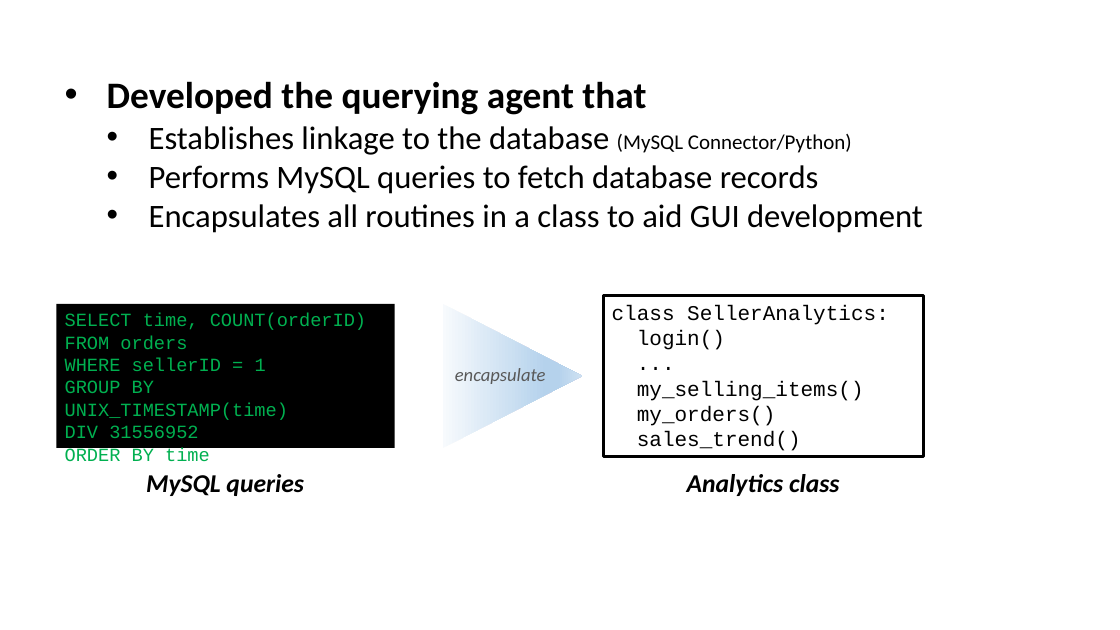
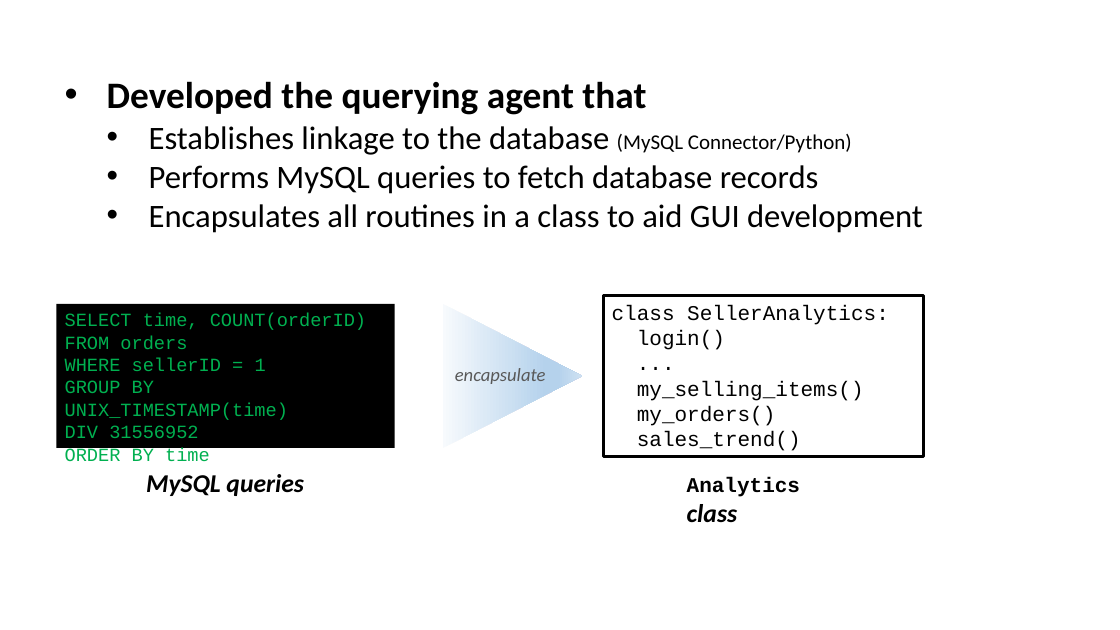
Before and after one commit to Depersonalizc/e-commerce-database, a slide deck: slide 14 of group_presentation.pptx (slide 12 before the commit). Drawn at 1120x630 pixels with LibreOffice and Linux fonts; fonts in the diff are those of the drawing. Boxes give left, top, right and bottom in pixels: in the first picture for what was removed or moved away, otherwise in the second. Text is boxed around its words. In the diff, an @@ line names an element or a change of style, - is before the commit and + after.

```diff
--- a/group_presentation.pptx
+++ b/group_presentation.pptx
@@ text "Analytics class" at (x1=687, y1=477, x2=800, y2=523): size 22 to 18 pt, font Calibri to Courier New, italic off in "Analytics" @@
```
Also in this commit, not shown: 3 other slides changed, 8 slides added, 8 other files.
